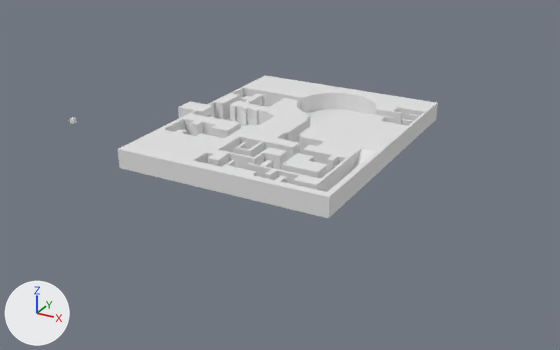
Renders of the Blender file Assets/Scenes/Desert/BlenderPyramid.blend from each side of a commit.
The view is the same before and after, from a camera (50 mm lens) standing at (248.0, -238.0, 104.0) and looking at (117.0, 0.0, -14.0). The lights are fixed; the arrows at lower left show +X, +Y and +Z. The first picture is the older version.

Before the edit, the objects in view are built like this:
```python
me_circle_003 = bpy.data.meshes.new('Circle.003')
me_circle_003.from_pydata(...)  # 1082 vertices, 634 faces, 10 loose edges; spans x 74.0..161.1, y -50.0..50.0, z -12.3..7.0
# faces by material slot: [546, 88]
me_circle_003.materials.append(mat_sandbricks)  # its picture is missing
me_circle_003.materials.append(None)
me_cube_004 = bpy.data.meshes.new('Cube.004')
me_cube_004.from_pydata(...)  # 12 vertices, 10 faces; spans x -1.0..1.0, y -1.0..1.0, z -1.0..0.19
ob_cisrcle = bpy.data.objects.new('Cisrcle', me_circle_003)
ob_cisrcle.location = (0.0, 0.0, 0.0)
ob_plane = bpy.data.objects.new('plane', me_cube_004)
ob_plane.location = (124.0, 0.0, 0.0)
ob_plane.scale = (72.7, -63.1, 1.1)
ob_plane.hide_set(True)
```
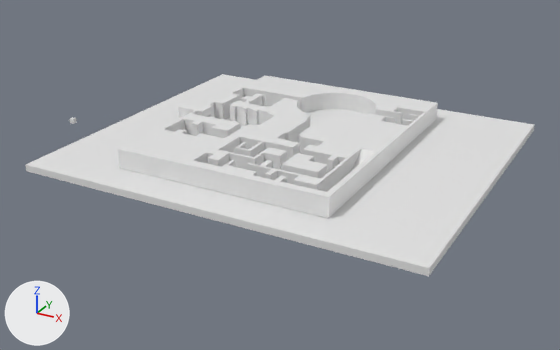
Boxes [x1, y1, x2, y2] around the edits, measured in the pictures (560 x 350 px):
'plane', shown
    after: [25, 74, 534, 276]

What changed in the scene script:
```text
Change ob_plane:
    remove ob_plane.hide_set(True)
```
